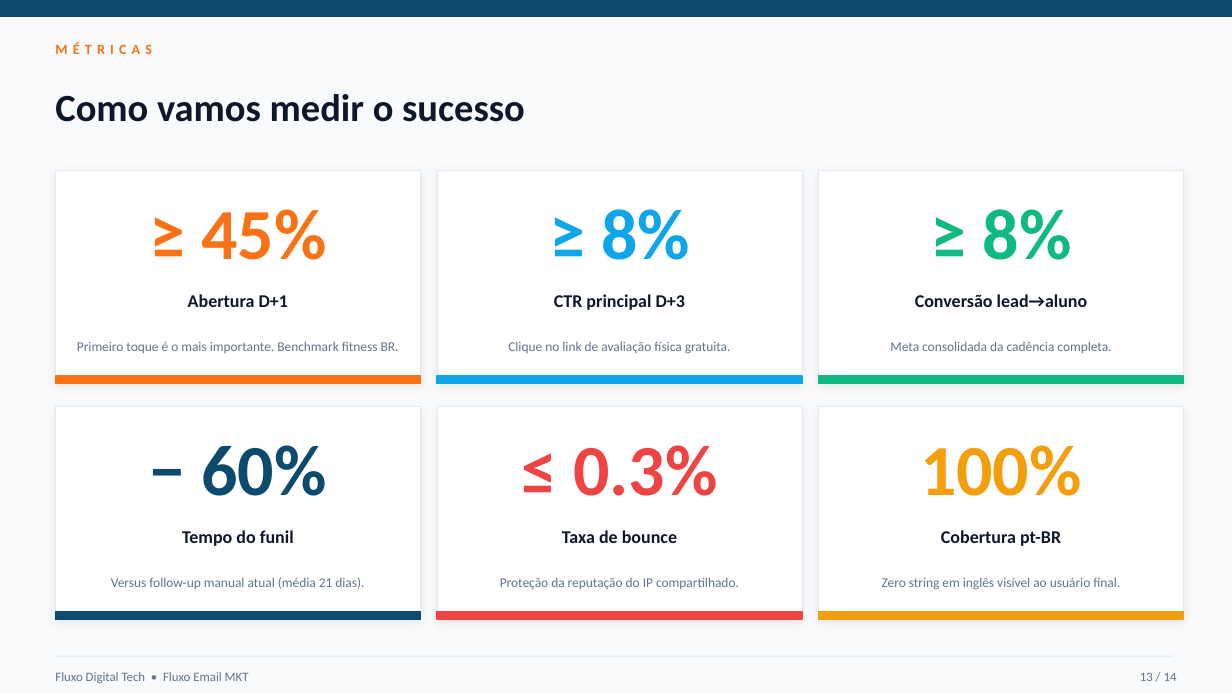
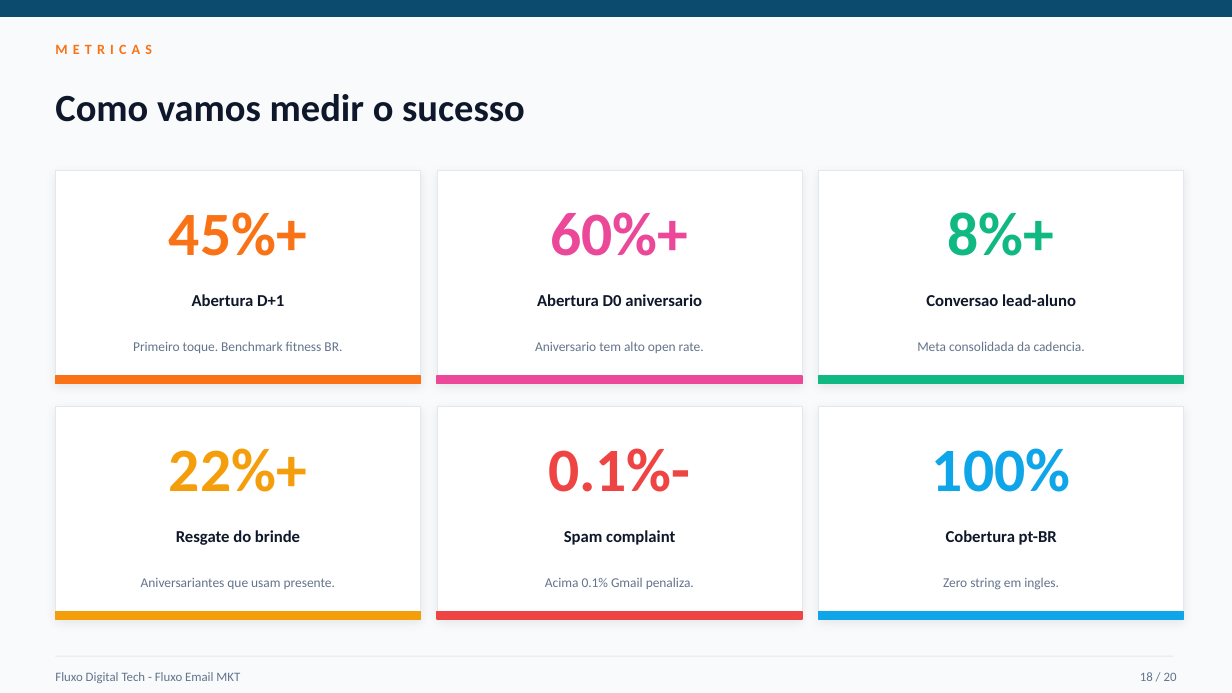
Before and after one commit to cleitonSam/email, a slide deck: slide 18 of fluxo-cadencia-automatica.pptx (slide 13 before the commit). Drawn at 1232x693 pixels with LibreOffice and Linux fonts; fonts in the diff are those of the drawing. Boxes give left, top, right and bottom in pixels: in the first picture for what was removed or moved away, otherwise in the second. Text is boxed around its words. In the diff, an @@ line names an element or a change of style, - is before the commit and + after.

Commit message:
docs: deck v2 - 20 slides com aniversario, abas, contatos e anti-spam

```diff
--- a/fluxo-cadencia-automatica.pptx
+++ b/fluxo-cadencia-automatica.pptx
@@ text at <box>55,44,152,54</box>: text changed @@
-MÉTRICAS
+METRICAS
@@ text at <box>169,212,307,256</box>: text changed; size 56 to 48 pt @@
-≥ 45%
+45%+
@@ text at <box>551,212,689,256</box>: text changed; size 56 to 48 pt; text colour #0EA5E9 to #EC4899 @@
-≥ 8%
+60%+
@@ text at <box>948,212,1055,256</box>: text changed; size 56 to 48 pt @@
-≥ 8%
+8%+
@@ text "Abertura D+1" at <box>192,294,284,306</box>: size 14 to 13 pt @@
@@ text at <box>537,294,702,306</box>: text changed; size 14 to 13 pt @@
-CTR principal D+3
+Abertura D0 aniversario
@@ text at <box>926,294,1076,306</box>: text changed; size 14 to 13 pt @@
-Conversão lead→aluno
+Conversao lead-aluno
@@ text at <box>133,341,342,353</box>: text changed @@
-Primeiro toque é o mais importante. Benchmark fitness BR.
+Primeiro toque. Benchmark fitness BR.
@@ text at <box>535,341,704,353</box>: text changed @@
-Clique no link de avaliação física gratuita.
+Aniversario tem alto open rate.
@@ text at <box>917,341,1085,351</box>: text changed @@
-Meta consolidada da cadência completa.
+Meta consolidada da cadencia.
@@ rectangle at <box>437,376,802,384</box>: fill #0EA5E9 to #EC4899; outline #0EA5E9 1 pt to #EC4899 1 pt @@
@@ text at <box>169,448,307,492</box>: text changed; size 56 to 48 pt; text colour #0C4A6E to #F59E0B @@
-− 60%
+22%+
@@ text at <box>548,448,691,492</box>: text changed; size 56 to 48 pt @@
-≤ 0.3%
+0.1%-
@@ text "100%" at <box>932,448,1070,492</box>: size 56 to 48 pt, text colour #F59E0B to #0EA5E9 @@
@@ text at <box>176,530,300,545</box>: text changed; size 14 to 13 pt @@
-Tempo do funil
+Resgate do brinde
@@ text at <box>564,530,675,545</box>: text changed; size 14 to 13 pt @@
-Taxa de bounce
+Spam complaint
@@ text "Cobertura pt-BR" at <box>946,530,1057,545</box>: size 14 to 13 pt @@
@@ text at <box>141,578,335,589</box>: text changed @@
-Versus follow-up manual atual (média 21 dias).
+Aniversariantes que usam presente.
@@ text at <box>545,577,694,589</box>: text changed @@
-Proteção da reputação do IP compartilhado.
+Acima 0.1% Gmail penaliza.
@@ text at <box>943,578,1059,590</box>: text changed @@
-Zero string em inglês visível ao usuário final.
+Zero string em ingles.
@@ rectangle at <box>55,612,421,619</box>: fill #0C4A6E to #F59E0B; outline #0C4A6E 1 pt to #F59E0B 1 pt @@
@@ rectangle at <box>819,612,1184,619</box>: fill #F59E0B to #0EA5E9; outline #F59E0B 1 pt to #0EA5E9 1 pt @@
@@ text at <box>55,672,240,683</box>: text changed @@
-Fluxo Digital Tech • Fluxo Email MKT
+Fluxo Digital Tech - Fluxo Email MKT
@@ text at <box>1140,672,1177,681</box>: text changed @@
-13 / 14
+18 / 20
```
Also in this commit, not shown: 8 other slides changed, 11 slides added, 5 slides removed.
